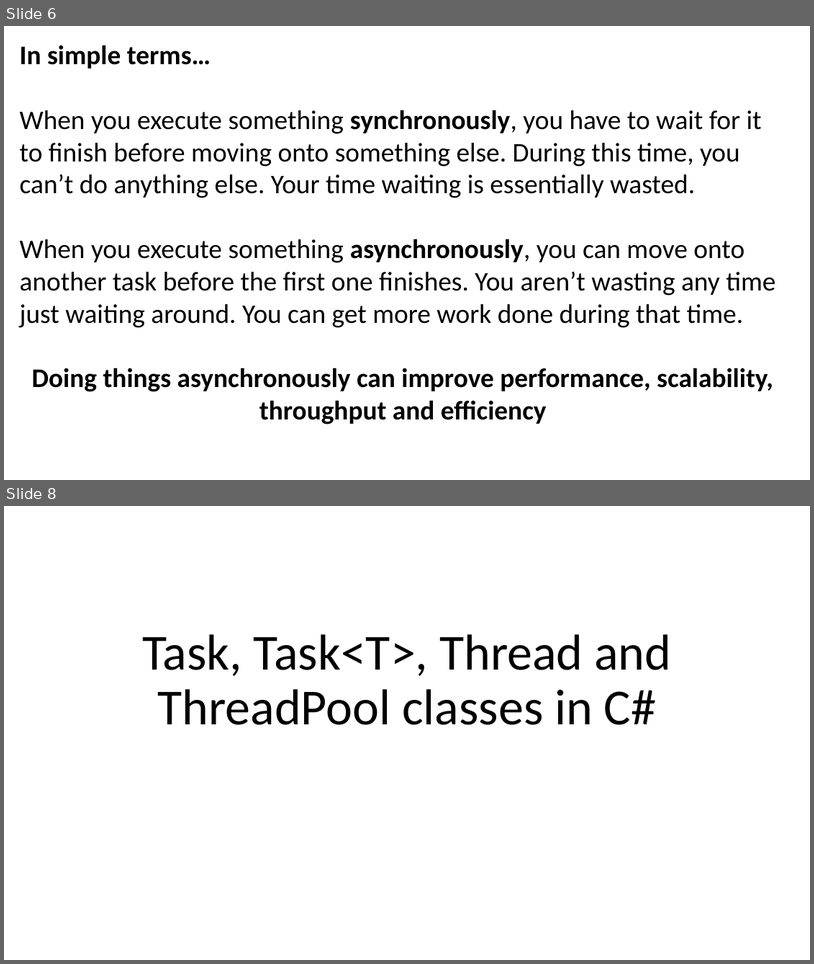
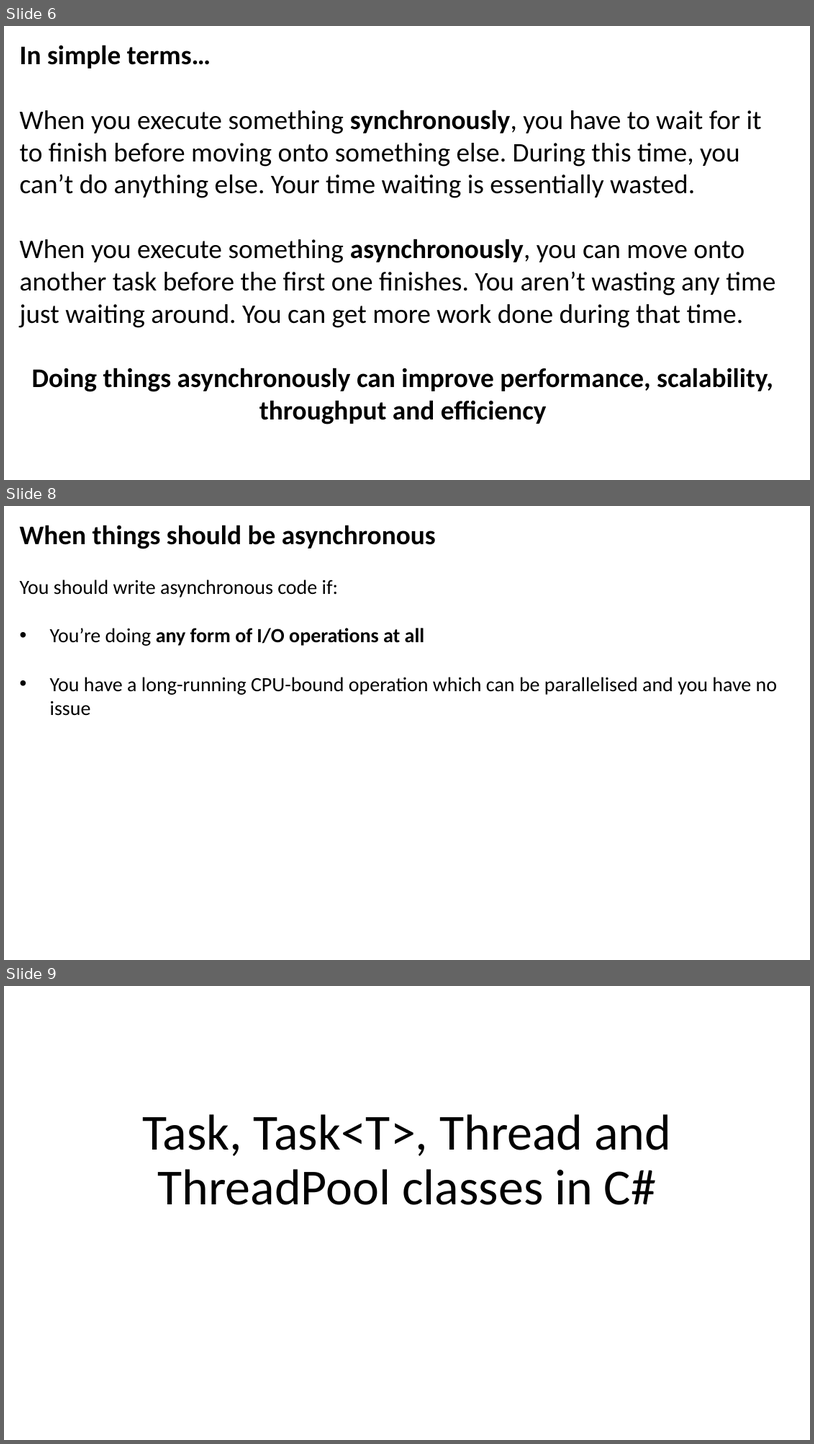
Before and after one commit to JoshKain/AsyncAwaitQuiz, a slide deck: Async and await presentation.pptx. Shown one above the other, each under a label of ours: slides 6 and 8 before the commit, slides 6, 8 and 9 after it; the slides between them are not shown. The pictures are 814x964 and 814x1444 pixels, drawn with LibreOffice and Linux fonts; fonts in the diff are those of the drawing. Boxes give left, top, right and bottom in pixels: in the first picture for what was removed or moved away, otherwise in the second. Text is boxed around its words. In the diff, an @@ line names an element or a change of style, - is before the commit and + after.

```diff
--- a/Async and await presentation.pptx
+++ b/Async and await presentation.pptx
@@ slide 8 added at [4,506,810,960], background #FFFFFF @@
@@ text added at [20,525,777,716], 24 pt, text #000000 @@
+When things should be asynchronous
+You should write asynchronous code if:
+• You’re doing any form of I/O operations at all
+• You have a long-running CPU-bound operation which can be parallelised and you have no issue
@@ what was slide 8 is now slide 9 @@
```
Also in this commit, not shown: 1 slide changed, 1 other slide added, 1 slide removed, 1 other file.
